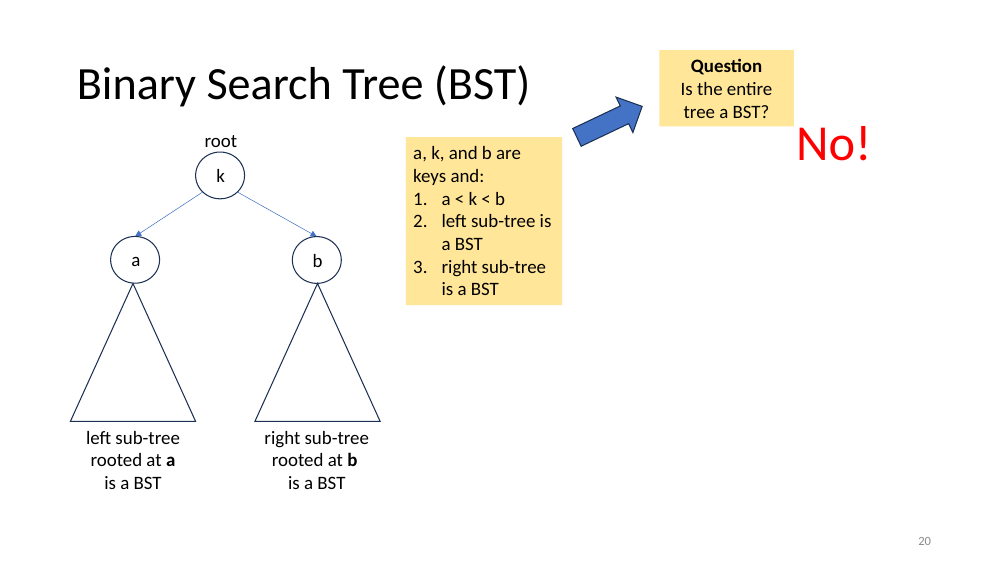
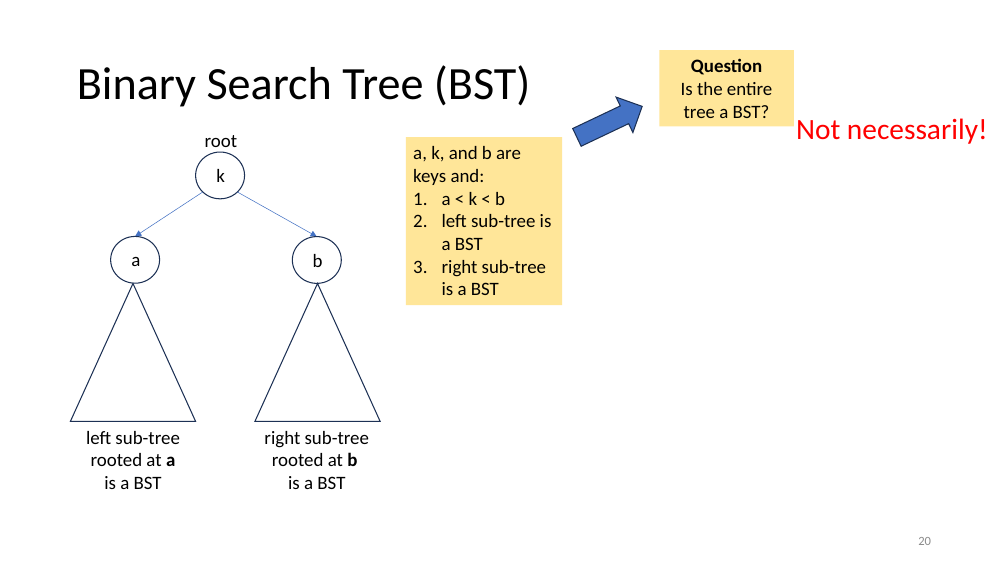
Before and after one commit to tjd1234/cmpt225fall2023, a slide deck: slide 20 of lecture_notes/week10/week10_BSTs.pptx. Drawn at 1008x567 pixels with LibreOffice and Linux fonts; fonts in the diff are those of the drawing. Boxes give left, top, right and bottom in pixels: in the first picture for what was removed or moved away, otherwise in the second. Text is boxed around its words. In the diff, an @@ line names an element or a change of style, - is before the commit and + after.

```diff
--- a/lecture_notes/week10/week10_BSTs.pptx
+++ b/lecture_notes/week10/week10_BSTs.pptx
@@ text at (796,118,988,144): text changed; size 48 to 28 pt @@
-No!
+Not necessarily!
```
Also in this commit, not shown: 44 other slides changed, 4 slides added.
